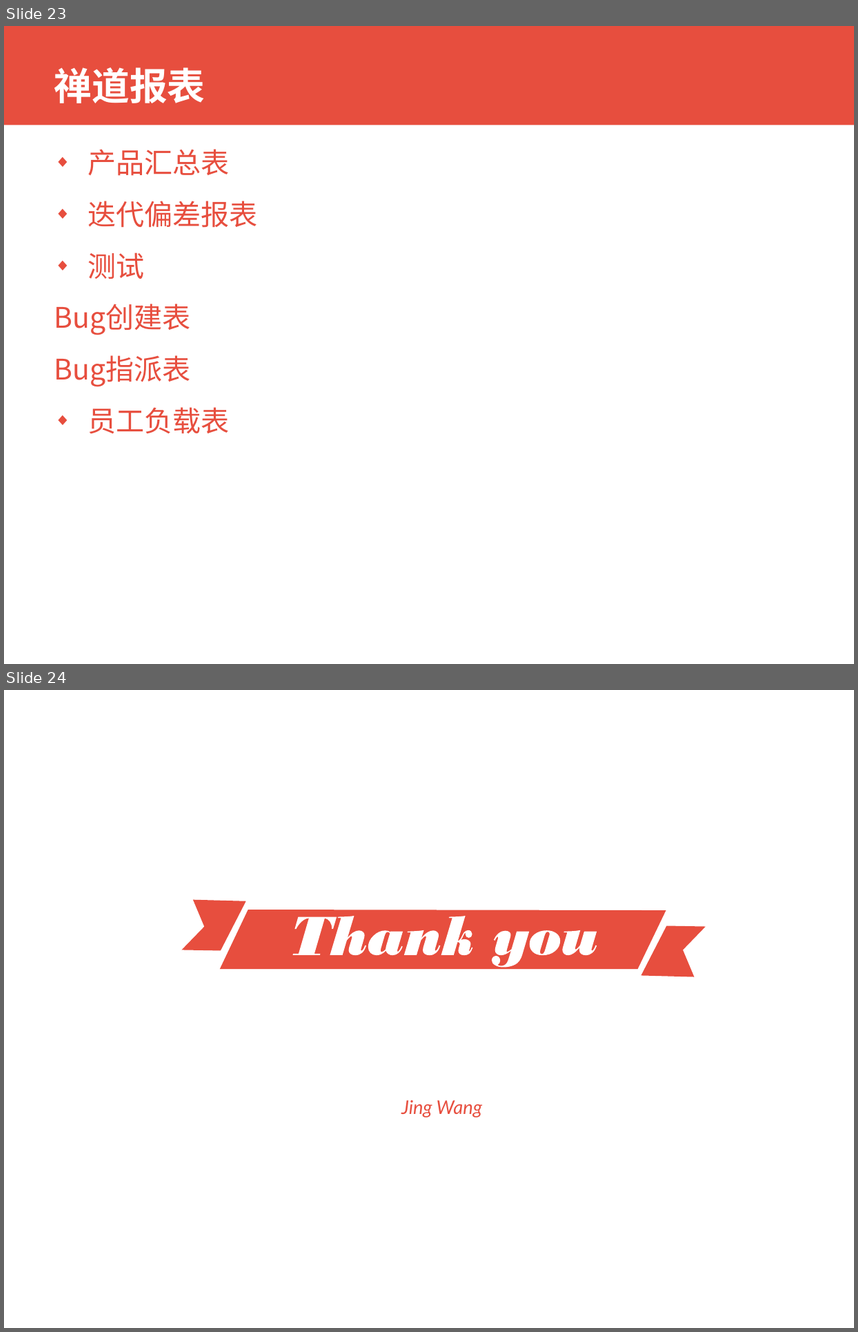
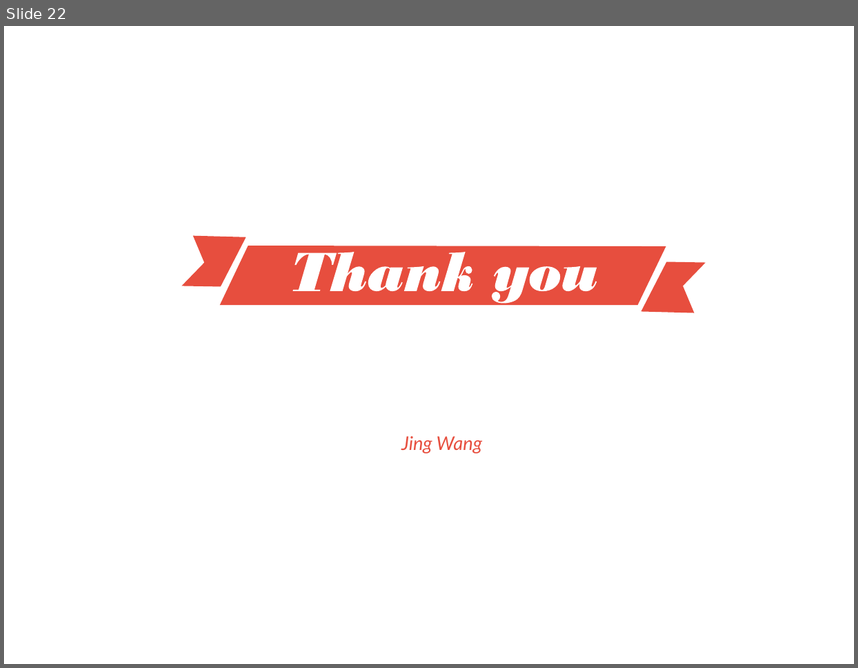
Before and after one commit to xianmomo/demo, a slide deck: 新员工入职指引/信息技术部常用管理平台使用.pptx. Shown one above the other, each under a label of ours: slides 23 and 24 before the commit, slide 22 after it. The pictures are 858x1332 and 858x668 pixels, drawn with LibreOffice and Linux fonts; fonts in the diff are those of the drawing; background and template pictures are left out. Boxes give left, top, right and bottom in pixels: in the first picture for what was removed or moved away, otherwise in the second. Text is boxed around its words. In the diff, an @@ line names an element or a change of style, - is before the commit and + after.

```diff
--- a/新员工入职指引/信息技术部常用管理平台使用.pptx
+++ b/新员工入职指引/信息技术部常用管理平台使用.pptx
@@ slide 23 removed at (4,26,854,664), background picture (left out) @@
@@ rectangle removed at (4,26,854,125) @@
@@ title removed at (54,67,205,103) @@
-禅道报表
@@ text removed at (54,149,257,434) @@
-◆ 产品汇总表
-◆ 迭代偏差报表
-◆ 测试
-Bug创建表
-Bug指派表
-◆ 员工负载表
@@ what was slide 24 is now slide 22 @@
```
Also in this commit, not shown: 1 slide changed, 1 other slide removed.
